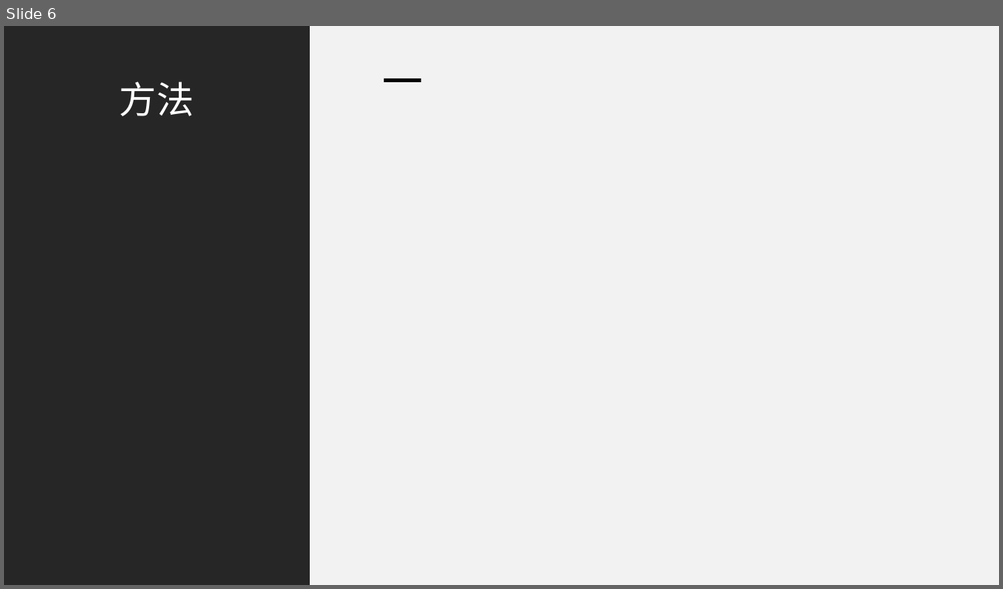
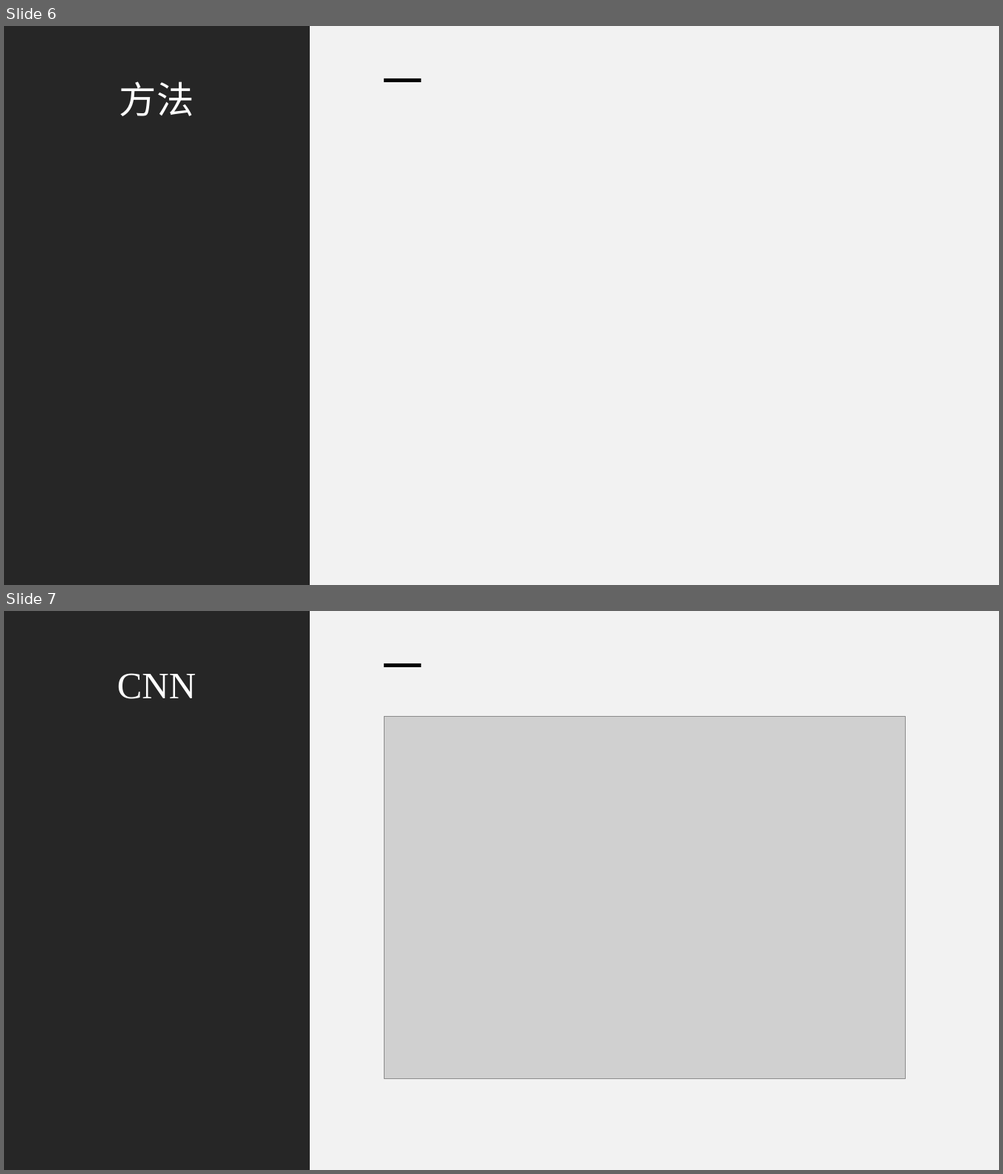
Before and after one commit to 2746084147/CS182-2023, a slide deck: Project.pptx. Shown one above the other, each under a label of ours: slide 6 before the commit, slides 6 and 7 after it. The pictures are 1003x589 and 1003x1174 pixels, drawn with LibreOffice and Linux fonts; fonts in the diff are those of the drawing; grey boxes stand for pictures. Boxes give left, top, right and bottom in pixels: in the first picture for what was removed or moved away, otherwise in the second. Text is boxed around its words. In the diff, an @@ line names an element or a change of style, - is before the commit and + after.

```diff
--- a/Project.pptx
+++ b/Project.pptx
@@ slide 7 added at <box>4,611,999,1170</box>, background #FFFFFF @@
@@ rectangle added at <box>4,611,310,1170</box>, fill #262626 @@
@@ rectangle added at <box>309,611,999,1170</box>, fill #F2F2F2 @@
@@ title added at <box>117,673,196,699</box>, 36 pt, text #FFFFFF @@
+CNN
@@ rectangle added at <box>384,664,421,667</box>, fill #000000 @@
@@ picture added at <box>384,716,905,1079</box> @@
```
Also in this commit, not shown: 1 slide changed, 7 other files.
